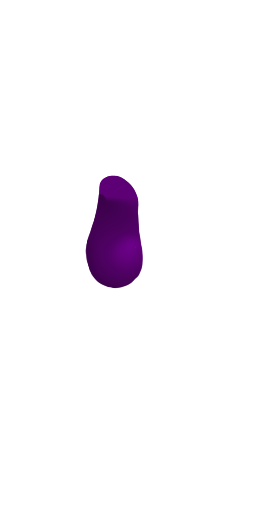
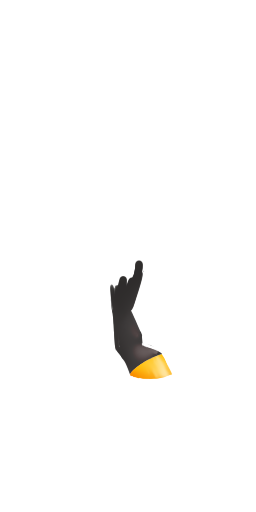
Two versions of the same layered image (256x512). Layer-by-layer changes:
added layer "black-fx-decreasevalue" (other, 68%) above "black-fx-saturation" over [85, 175, 172, 380]
added layer "black-fx-saturation" (other, 94%) above "head-purple" over [85, 175, 172, 380]
hid "purple-fx-overlay", painted on it over [85, 175, 172, 380]
hid "purple-fx-hue", painted on it over [85, 175, 172, 380]
hid group "chest-m" (3 layers) over [85, 175, 144, 320]
showed group "rleg" (2nd of 2) (5 layers) over [85, 192, 172, 380]
